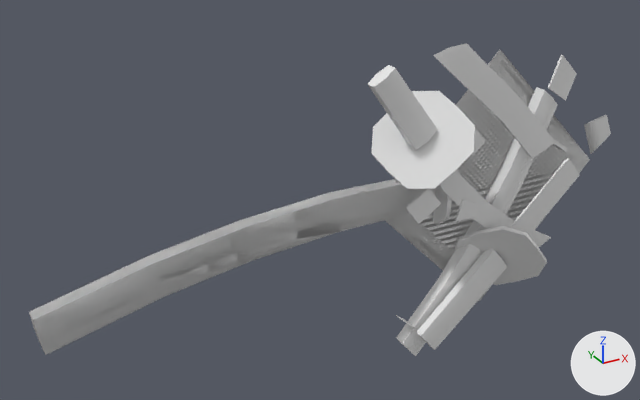
The OBJ model src/main/resources/assets/blade_tetra/model/modular/alpha9/wakizashi_spirit_guard_swift.obj: old version first, new version second.
Before and after are seen from a 50 mm lens placed at (-282.0, -331.0, 177.0), pointed at (-97.0, 5.0, 9.0). Lighting does not change. The marker at lower right points along +X, +Y and +Z. The older version comes first. Where no turn or scale is listed for an object, it has been applied to the vertices. Vertices at exactly the same position are counted once.

Objects in the first picture: 'item_blade', 'item_damaged', 'sheath' and 2 more.
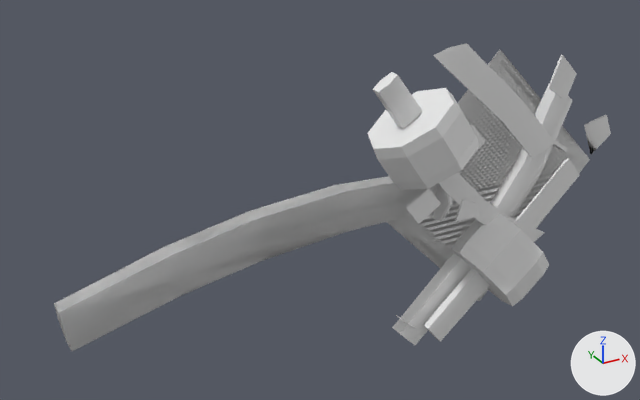
Changed parts and their boxes [x1, y1, x2, y2] in the pictures (640 x 400 px; the box of a moved part takes in the faces that stretch with it):
'item_damaged', reshaped: before [385, 43, 611, 350]; after [387, 43, 611, 342]
'effect', reshaped (not visible before): after [54, 176, 437, 351]
'item_blade', reshaped (6% shorter): before [368, 65, 568, 356]; after [367, 72, 572, 345]
'sheath', reshaped (not visible afterwards): before [29, 179, 436, 355]
part 2 of me_item_blade, moved or reshaped: before [368, 65, 438, 150]; after [373, 72, 422, 128]
part 3 of me_item_blade, rebuilt (11% wider): before [396, 87, 558, 356]; after [392, 84, 572, 345]
part 4 of me_item_blade, rebuilt (8% wider): before [371, 91, 475, 189]; after [367, 88, 479, 190]
part 5 of me_item_blade, moved or reshaped: before [440, 170, 551, 247]; after [439, 173, 545, 242]
part 6 of me_item_damaged, rebuilt (6% wider, 57% taller): before [455, 226, 547, 285]; after [451, 213, 549, 306]
part 7 of me_item_damaged, moved or reshaped: before [417, 250, 507, 350]; after [424, 269, 489, 342]
part 8 of me_sheath, moved or reshaped (not visible afterwards): before [29, 179, 436, 355]
part 9 of me_sheath, moved or reshaped (not visible afterwards): before [353, 186, 365, 193]

Edits to the bpy script that builds the scene:
```text
Change me_effect:
    used by ob_effect; location = (0.0, 0.0, 0.0)
    remove me_effect.from_pydata(...)  # 72 vertices, 132 faces; spans x -234.0..-35.0, y -6.0..6.0, z -29.0..13.0
    add me_effect.from_pydata(...)  # 72 vertices, 132 faces; spans x -224.0..-35.0, y -8.0..8.0, z -31.0..15.0
    me_effect part 1: the loose piece of 30 vertices spanning x -234.0..-35.0, y -6.0..6.0, z -29.0..12.0 is multiplied about its middle by the matrix ((0.949, 0.0, -0.016), (0.0, 1.17, 0.0), (-0.017, 0.0, 1.164)), then moved by (5.0, 0.0, 0.0)
    other edits to the shape of me_effect do not show in these pictures
Change me_item_blade:
    used by ob_item_blade; location = (0.0, 0.0, 0.0)
    remove me_item_blade.from_pydata(...)  # 143 vertices, 235 faces; spans x -83.0..71.0, y -31.0..4.0, z -84.0..75.0
    add me_item_blade.from_pydata(...)  # 309 vertices, 571 faces; spans x -81.0..71.0, y -35.0..4.0, z -78.0..72.0
    me_item_blade part 2: the loose piece of 18 vertices spanning x -83.0..-48.0, y -20.0..-11.0, z 35.0..75.0 is scaled about its middle by (0.911, 0.902, 0.91), then moved by (1.0, 0.0, -2.0)
    me_item_blade part 3: the loose piece of 30 vertices spanning x -57.0..31.0, y -13.0..-3.0, z -84.0..50.0 is rebuilt with 30 vertices and now spans x -59.0..42.0, y -12.0..0.0, z -78.0..50.0
    me_item_blade part 4: the loose piece of 26 vertices spanning x -77.0..-32.0, y -31.0..0.0, z 19.0..58.0 is rebuilt with 192 vertices and now spans x -80.0..-29.0, y -35.0..3.0, z 14.0..62.0
    me_item_blade part 5: 22 vertices moved from x -40.0..33.0, y -16.0..-15.0, z -38.0..16.0 to x -41.0..28.0, y -16.0..-15.0, z -33.0..17.0
Change me_item_damaged:
    used by ob_item_damaged; location = (0.0, 0.0, 0.0)
    remove me_item_damaged.from_pydata(...)  # 145 vertices, 199 faces; spans x -71.0..71.0, y -32.0..4.0, z -78.0..81.0
    add me_item_damaged.from_pydata(...)  # 311 vertices, 535 faces; spans x -71.0..71.0, y -35.0..4.0, z -74.0..81.0
    me_item_damaged part 6: the loose piece of 26 vertices spanning x -23.0..19.0, y -32.0..0.0, z -58.0..-12.0 is rebuilt with 192 vertices and now spans x -28.0..23.0, y -35.0..3.0, z -61.0..-9.0
    me_item_damaged part 7: 12 vertices moved from x -51.0..0.0, y -19.0..-12.0, z -78.0..-29.0 to x -47.0..0.0, y -19.0..-13.0, z -74.0..-29.0
Change me_sheath:
    used by ob_sheath; location = (0.0, 0.0, 0.0)
    remove me_sheath.from_pydata(...)  # 72 vertices, 132 faces; spans x -234.0..-35.0, y -6.0..6.0, z -29.0..13.0
    add me_sheath.from_pydata(...)  # 72 vertices, 132 faces; spans x -224.0..-35.0, y -8.0..8.0, z -31.0..15.0
    me_sheath part 8: the loose piece of 30 vertices spanning x -234.0..-35.0, y -6.0..6.0, z -29.0..12.0 is multiplied about its middle by the matrix ((0.949, 0.0, -0.016), (0.0, 1.17, 0.0), (-0.017, 0.0, 1.164)), then moved by (5.0, 0.0, 0.0)
    me_sheath part 9: the loose piece of 12 vertices spanning x -80.0..-77.0, y -5.0..5.0, z -3.0..13.0 is scaled about its middle by (0.904, 1.14, 1.14), then moved by (2.0, 0.0, -2.0)
    other edits to the shape of me_sheath do not show in these pictures
```
